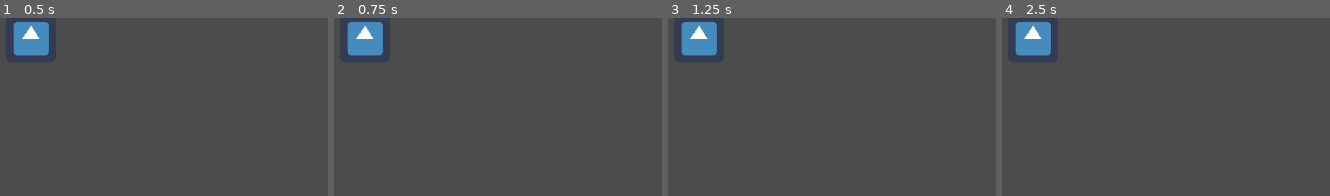
Above: before the commit, frames 1-4 (left to right).
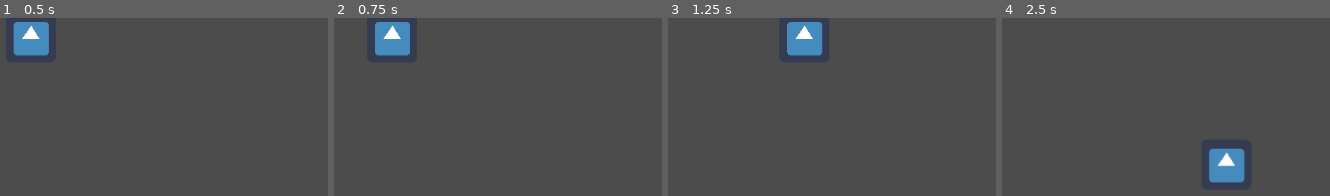
Above: after the commit, the same moments.

Repository: raimess11/AseLab-GDC-Intern-Project-01
Game: Godot game, scene res://actor/Player/Player.tscn
The game is run twice, just before and just after one commit, with the same random seed, the same clock (stepped at 60 frames per second) and the same inputs. The engine's default icon, where the game draws it, is replaced by a stand-in: a white triangle on a blue panel in a dark square.
Inputs:
- Up to frame 1 (0.5 s): no input
- Up to frame 2 (0.75 s): tap Enter at 0.5 s; hold Right (ui_right) from 0.53 s (still down)
- Up to frame 3 (1.25 s): keep holding Right (ui_right)
- Up to frame 4 (2.5 s): release Right (ui_right) at 1.28 s; hold Down (ui_down) 1.28-2.03 s; hold Right (ui_right) from 2.03 s (still down)

Frame 1 is identical in both runs. In frame 2, 3.2% of the frame differs, in the area x 3-24%, y 2-22%; in frame 3, 4.1%; in frame 4, 4.2%, in the area x 3-75%, y 2-93%.

Commit message:
Basic_movement_Player_True
Basic movement player fix

Diff:
--- /dev/null
+++ b/actor/Player/Player.gd
@@ -0,0 +1,24 @@
+extends KinematicBody2D
+
+var velocity = Vector2.ZERO
+var speed = 50
+var max_speed = 200
+var friction = 30
+
+
+func _physics_process(delta):
+	var input_vector = Vector2.ZERO
+	input_vector.x = Input.get_action_strength("ui_right") - Input.get_action_strength("ui_left")
+	input_vector.y = Input.get_action_strength("ui_down") - Input.get_action_strength("ui_up")
+	input_vector = input_vector.normalized()
+
+	if input_vector != Vector2.ZERO:
+		velocity += input_vector * speed * delta
+		velocity = velocity.clamped(max_speed * delta)
+	else:
+		velocity = velocity.move_toward(Vector2.ZERO,friction*delta)
+
+
+
+
+	move_and_collide(velocity)
--- a/actor/Player/Player.tscn
+++ b/actor/Player/Player.tscn
@@ -1,6 +1,7 @@
-[gd_scene load_steps=8 format=2]
+[gd_scene load_steps=9 format=2]
 
 [ext_resource path="res://icon.png" type="Texture" id=1]
+[ext_resource path="res://actor/Player/Player.gd" type="Script" id=2]
 
 [sub_resource type="CapsuleShape2D" id=1]
 
@@ -19,6 +20,7 @@
 
 [node name="Player" type="KinematicBody2D"]
 position = Vector2( 42, 25 )
+script = ExtResource( 2 )
 
 [node name="Collision" type="CollisionShape2D" parent="."]
 position = Vector2( 1, 15 )
